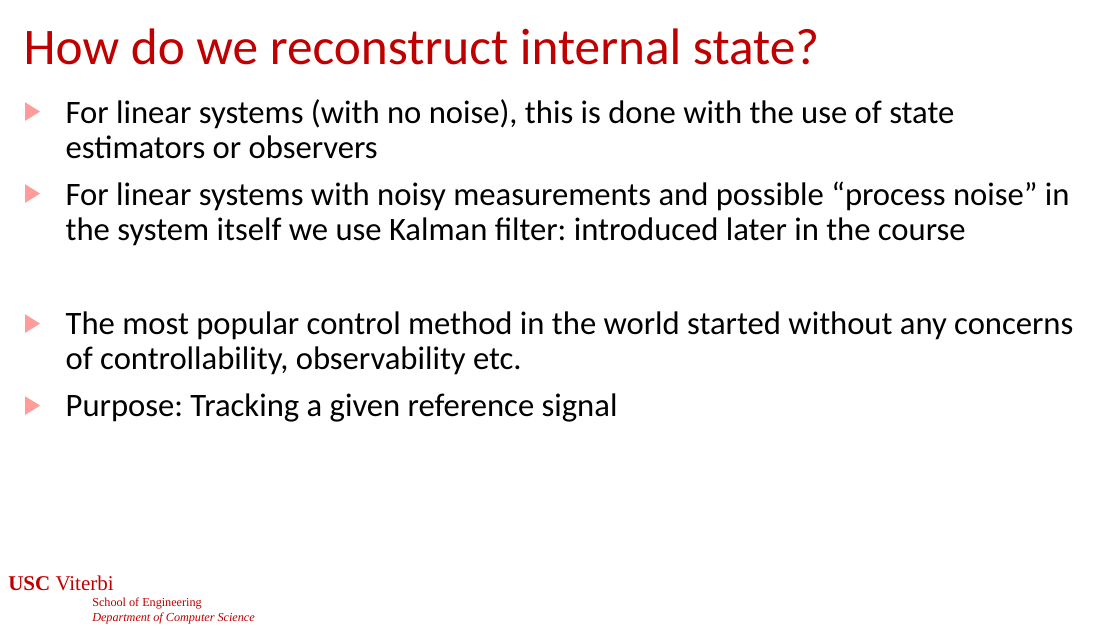
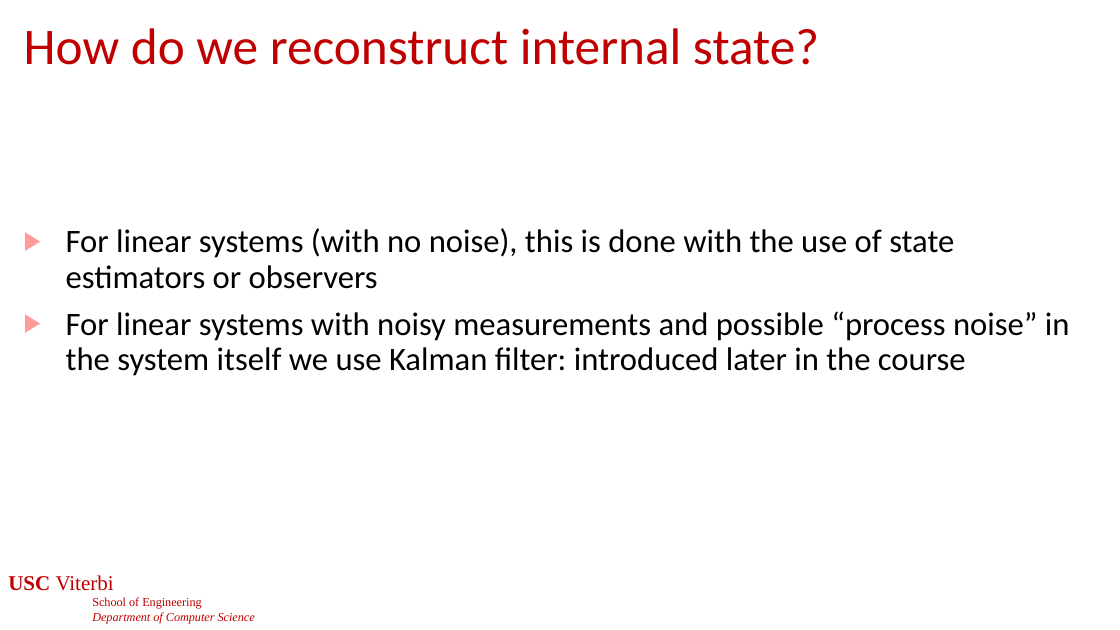
Before and after one commit to jdeshmukh/jdeshmukh.github.io, a slide deck: slide 35 of teaching/cs513-autocps-fall-2025/slides/Control.pptx (slide 24 before the commit). Drawn at 1120x630 pixels with LibreOffice and Linux fonts; fonts in the diff are those of the drawing; background and template pictures are left out. Boxes give left, top, right and bottom in pixels: in the first picture for what was removed or moved away, otherwise in the second. Text is boxed around its words. In the diff, an @@ line names an element or a change of style, - is before the commit and + after.

```diff
--- a/teaching/cs513-autocps-fall-2025/slides/Control.pptx
+++ b/teaching/cs513-autocps-fall-2025/slides/Control.pptx
@@ text "For linear systems (with no ...": place and size @@
-text "For linear systems (with no ..." at (66, 99, 1073, 422)
+text "For linear systems (with no ..." at (66, 228, 1070, 376)
@@ text at (66, 311, 1073, 422): paragraphs removed @@
-▶ The most popular control method in the world started without any concerns of controllability, observability etc.
-▶ Purpose: Tracking a given reference signal
```
Also in this commit, not shown: 10 other slides changed, 1 slide removed, 2 other files.
